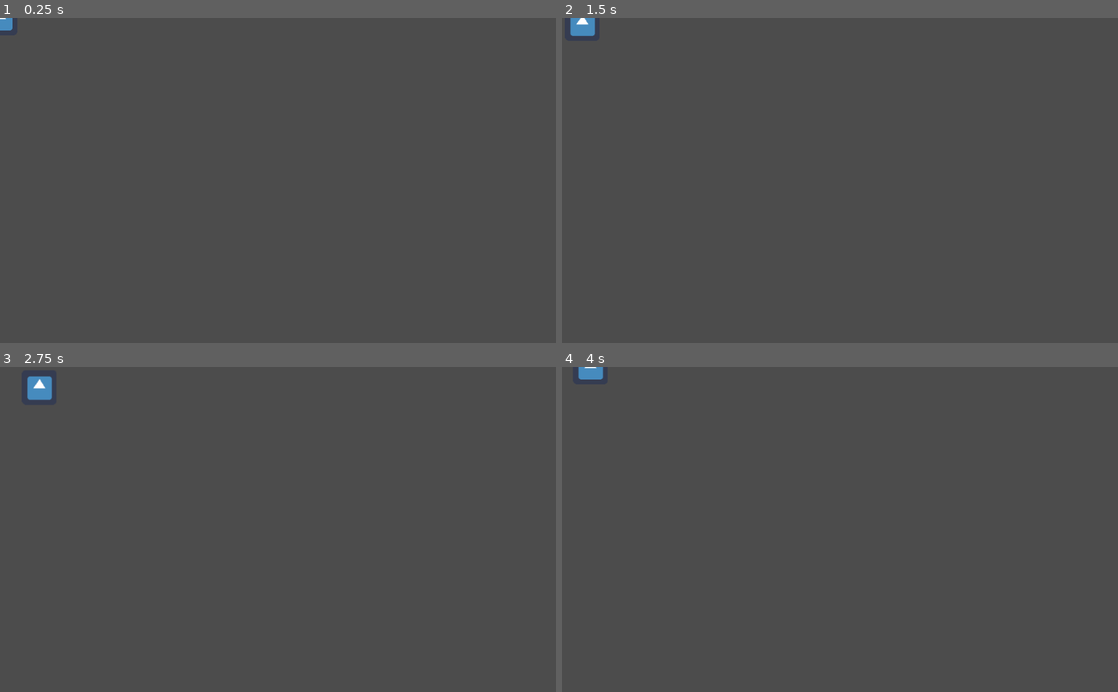
Above: before the commit, frames 1-4 (two rows, left to right).
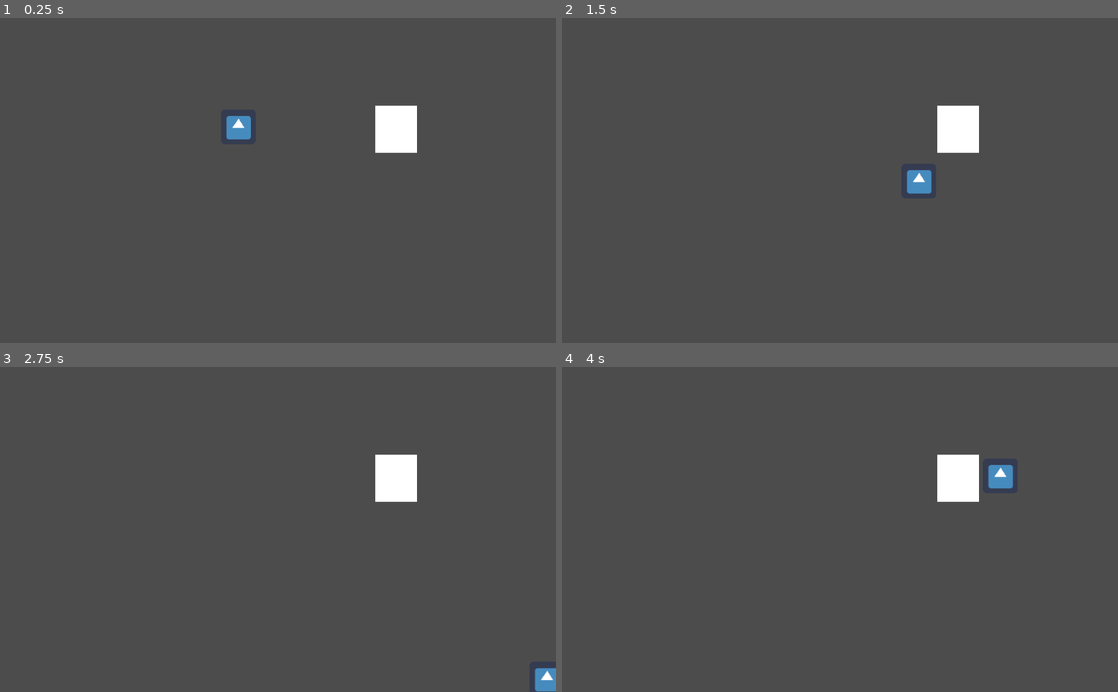
Above: after the commit, the same moments.

Repository: JTMahone/Fellas-Against-Regional-Tyrrany-Final-Project
Game: Godot game, scene res://Levels/Level1.tscn
Two runs of this game, one before a commit and one after it. Both use one fixed random seed, a clock stepped at 60 frames per second and the inputs below. The engine's default icon, where the game draws it, is replaced by a stand-in: a white triangle on a blue panel in a dark square.
Inputs (mouse positions are in pixels of both pictures, inside the frame that each line leads up to):
- Up to frame 1 (0.25 s): no input
- Up to frame 2 (1.5 s): tap Enter at 0.5 s; move the mouse to (962, 164) at 0.52 s; hold D (right) 0.53-1.28 s; click (962, 164) at 0.6 s; move the mouse to (728, 196) at 1.27 s; hold S (down) from 1.28 s (still down); click (728, 196) at 1.35 s
- Up to frame 3 (2.75 s): move the mouse to (333, 458) at 2.02 s; release S (down) at 2.03 s; hold D (right) from 2.03 s (still down); click (333, 458) at 2.1 s
- Up to frame 4 (4 s): move the mouse to (812, 594) at 2.77 s; release D (right) at 2.78 s; hold W (up) 2.78-3.53 s; click (812, 594) at 2.85 s; move the mouse to (1006, 578) at 3.52 s; hold A (left) from 3.53 s (still down); click (1006, 578) at 3.6 s

The runs differ from the first frame. In frame 1, 1.5% of the frame differs, in the area x 0-75%, y 0-42%; in frame 2, 1.7%; in frame 3, 1.7%, in the area x 4-100%, y 2-100%; in frame 4, 1.6%.

Commit message:
Added hitbox to player and shoot function
added test box to see if collisions worked and a temp muzzle flash to test shoot action

Diff:
--- a/Levels/Level1.tscn
+++ b/Levels/Level1.tscn
@@ -1,7 +1,23 @@
-[gd_scene load_steps=2 format=2]
+[gd_scene load_steps=3 format=2]
 
 [ext_resource path="res://Player/Player.tscn" type="PackedScene" id=1]
 
+[sub_resource type="RectangleShape2D" id=1]
+extents = Vector2( 39.5, 42 )
+
 [node name="Node2D" type="Node2D"]
 
+[node name="Area2D" type="StaticBody2D" parent="."]
+
+[node name="CollisionShape2D" type="CollisionShape2D" parent="Area2D"]
+position = Vector2( 727.5, 205 )
+shape = SubResource( 1 )
+
+[node name="ColorRect" type="ColorRect" parent="Area2D"]
+margin_left = 691.0
+margin_top = 162.0
+margin_right = 768.0
+margin_bottom = 249.0
+
 [node name="Player" parent="." instance=ExtResource( 1 )]
+position = Vector2( 439, 201 )
--- a/Player/Player.gd
+++ b/Player/Player.gd
@@ -2,13 +2,12 @@
 
 
 
-var speed = 50
-var max_speed = 400.0
+var speed = 500
 var health = 1
 var velocity = Vector2()
 # Called when the node enters the scene tree for the first time.
 func _ready():
-	pass # Replace with function body.
+	pass
 
 
 func get_input():
@@ -21,7 +20,12 @@
 		velocity.y += speed
 	if Input.is_action_pressed("up"):
 		velocity.y -= speed
+	if Input.is_action_just_pressed("shoot"):
+		$MuzzleFlash.show()
+	if Input.is_action_just_released("shoot"):
+		$MuzzleFlash.hide()
 	velocity = velocity.normalized() * speed
+
 
 func _physics_process(delta):
 	get_input()
--- a/Player/Player.tscn
+++ b/Player/Player.tscn
@@ -13,5 +13,11 @@
 texture = ExtResource( 2 )
 
 [node name="CollisionShape2D" type="CollisionShape2D" parent="."]
-position = Vector2( -0.5, -1.5 )
 shape = SubResource( 1 )
+
+[node name="MuzzleFlash" type="ColorRect" parent="."]
+visible = false
+margin_left = 32.0
+margin_top = -9.0
+margin_right = 54.0
+margin_bottom = 4.0
--- a/project.godot
+++ b/project.godot
@@ -40,6 +40,11 @@
 "events": [ Object(InputEventKey,"resource_local_to_scene":false,"resource_name":"","device":0,"alt":false,"shift":false,"control":false,"meta":false,"command":false,"pressed":false,"scancode":68,"physical_scancode":0,"unicode":0,"echo":false,"script":null)
  ]
 }
+shoot={
+"deadzone": 0.5,
+"events": [ Object(InputEventMouseButton,"resource_local_to_scene":false,"resource_name":"","device":0,"alt":false,"shift":false,"control":false,"meta":false,"command":false,"button_mask":0,"position":Vector2( 0, 0 ),"global_position":Vector2( 0, 0 ),"factor":1.0,"button_index":1,"pressed":false,"doubleclick":false,"script":null)
+ ]
+}
 
 [physics]
 
